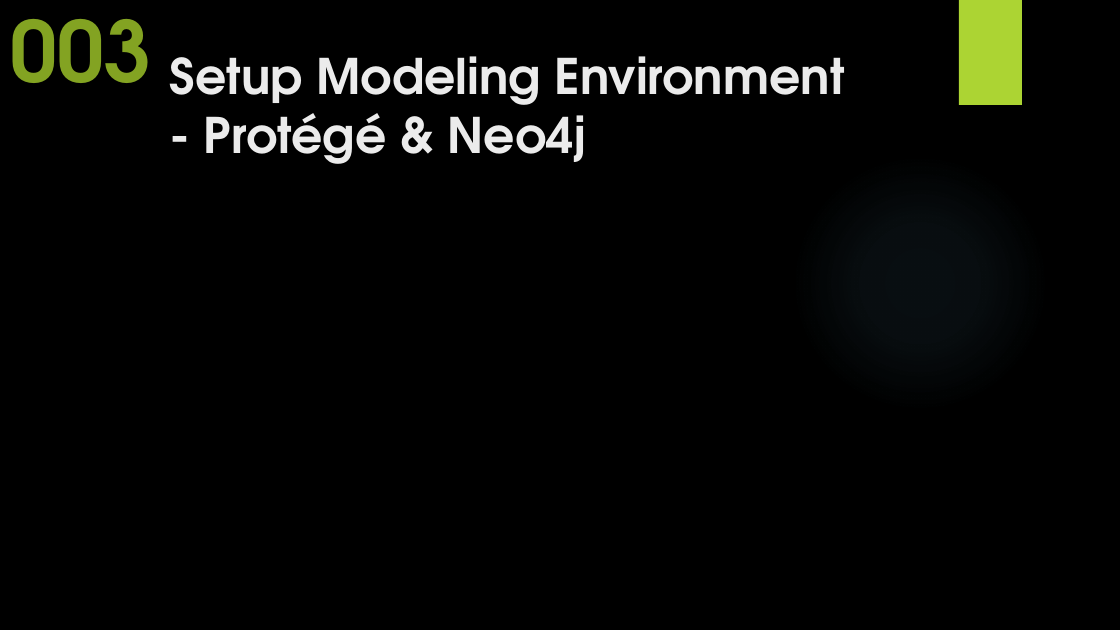
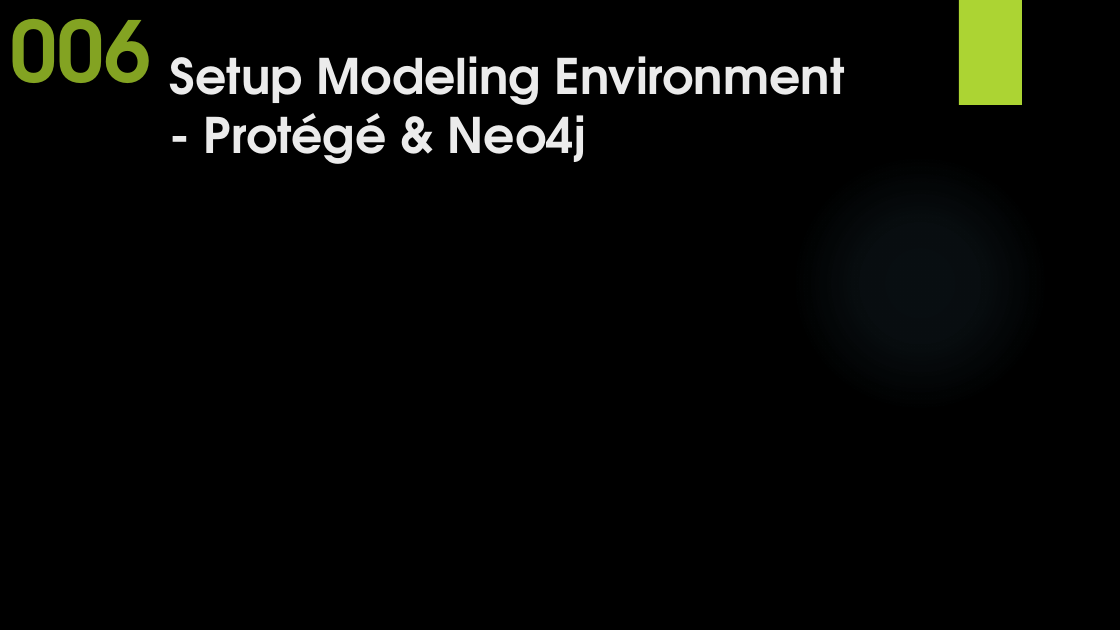
Before and after one commit to yasenstar/EA_MetaModel, a slide deck: slide 6 of Master_EAS_Meta-Model.pptx (slide 4 before the commit). Drawn at 1120x630 pixels with LibreOffice and Linux fonts; fonts in the diff are those of the drawing; background and template pictures are left out. Boxes give left, top, right and bottom in pixels: in the first picture for what was removed or moved away, otherwise in the second. Text is boxed around its words. In the diff, an @@ line names an element or a change of style, - is before the commit and + after.

```diff
--- a/Master_EAS_Meta-Model.pptx
+++ b/Master_EAS_Meta-Model.pptx
@@ text at (10, 19, 151, 83): text changed @@
-003
+006
```
Also in this commit, not shown: 4 other slides changed, 2 slides added, 8 other files.
